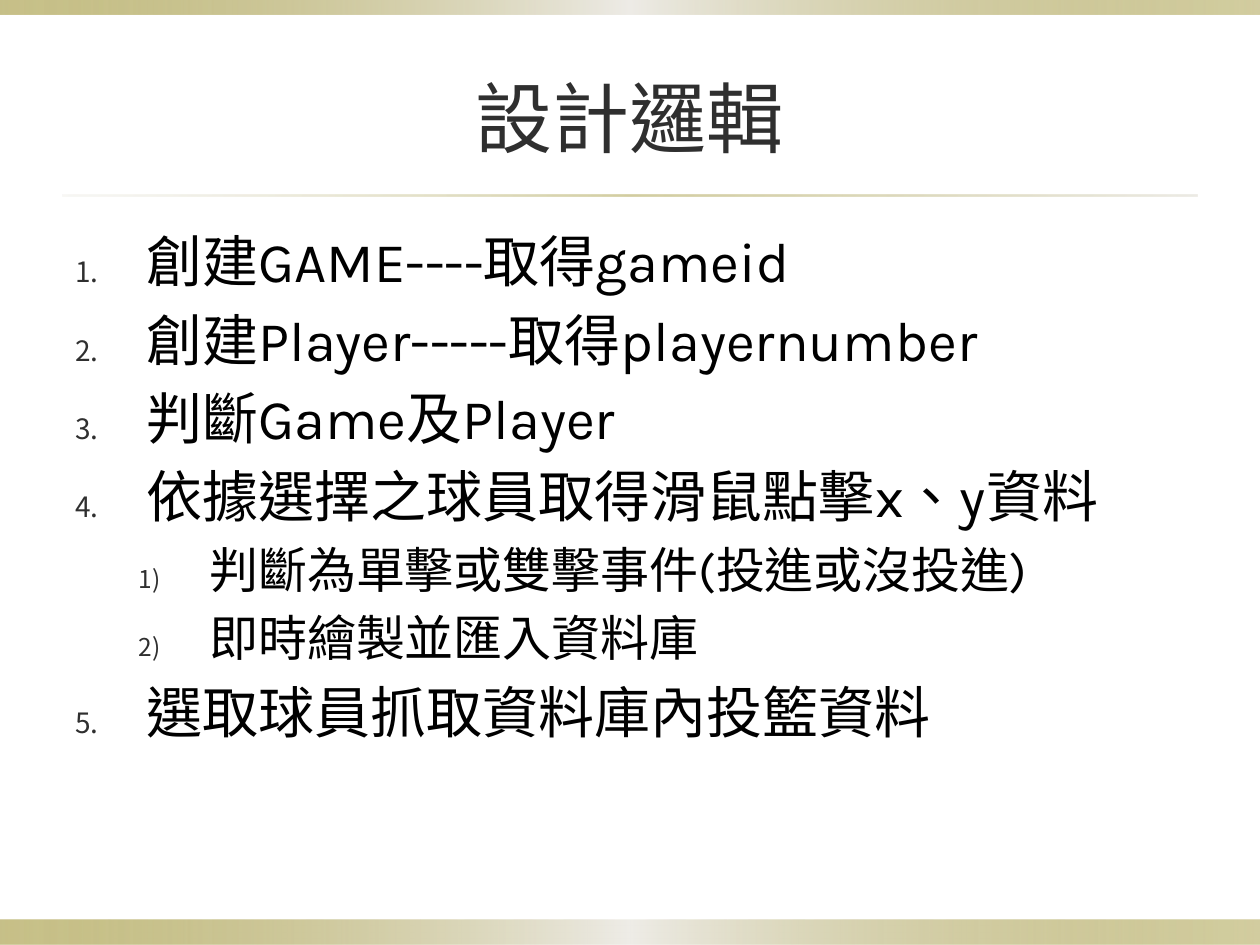
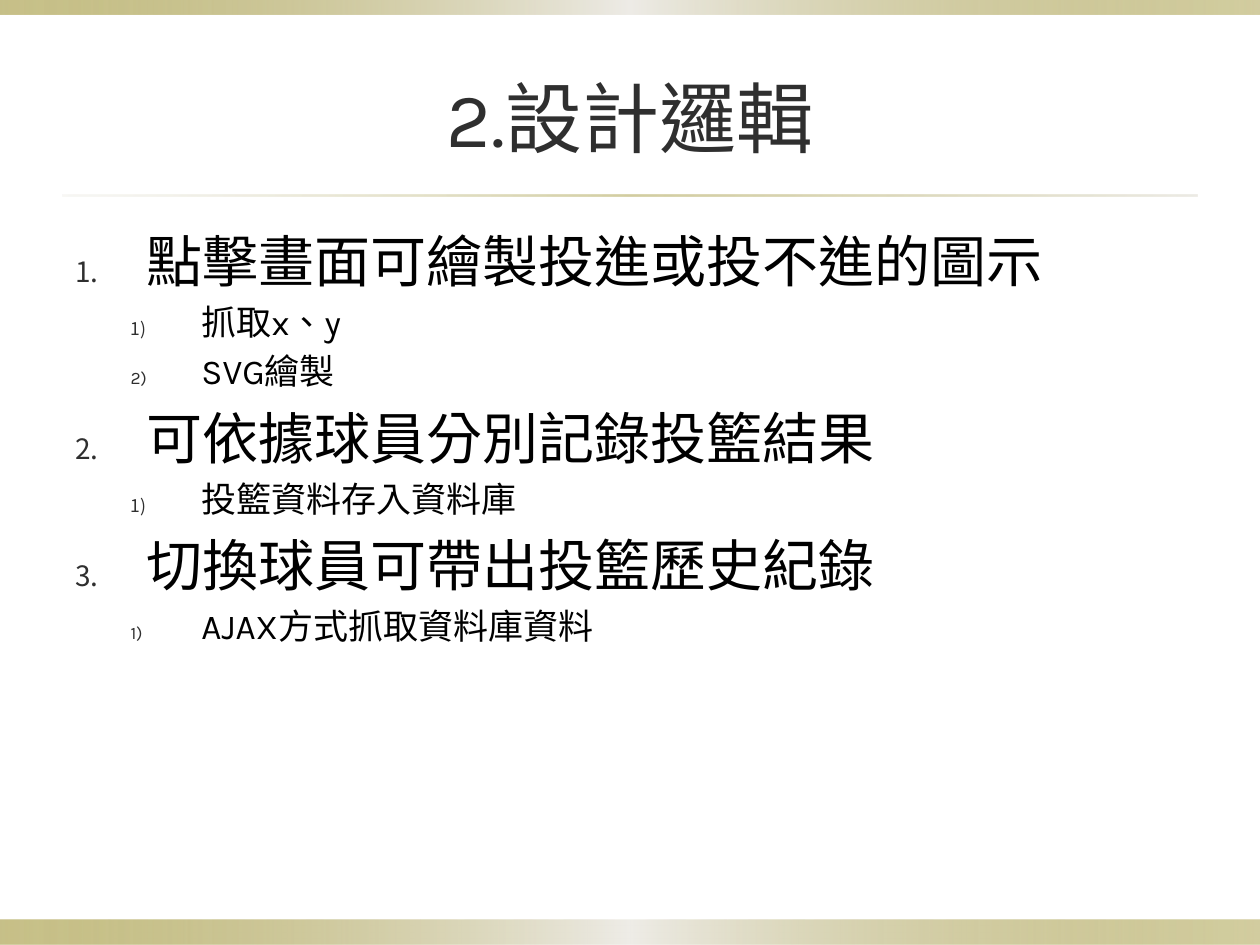
Before and after one commit to mvpscottjon/bsk, a slide deck: slide 5 of 小專_7.pptx. Drawn at 1260x945 pixels with LibreOffice and Linux fonts; fonts in the diff are those of the drawing; background and template pictures are left out. Boxes give left, top, right and bottom in pixels: in the first picture for what was removed or moved away, otherwise in the second. Text is boxed around its words. In the diff, an @@ line names an element or a change of style, - is before the commit and + after.

```diff
--- a/小專_7.pptx
+++ b/小專_7.pptx
@@ title at [447, 82, 813, 154]: text changed @@
-設計邏輯
+2.設計邏輯
@@ text at [146, 234, 1042, 642]: text changed @@
-1. 創建GAME----取得gameid
-2. 創建Player-----取得playernumber
-3. 判斷Game及Player
-4. 依據選擇之球員取得滑鼠點擊x、y資料
-  1) 判斷為單擊或雙擊事件(投進或沒投進)
-  2) 即時繪製並匯入資料庫
-5. 選取球員抓取資料庫內投籃資料
+1. 點擊畫面可繪製投進或投不進的圖示
+  1) 抓取x、y
+  2) SVG繪製
+2. 可依據球員分別記錄投籃結果
+  1) 投籃資料存入資料庫
+3. 切換球員可帶出投籃歷史紀錄
+  1) AJAX方式抓取資料庫資料
```
Also in this commit, not shown: 7 other slides changed, 1 slide removed.
